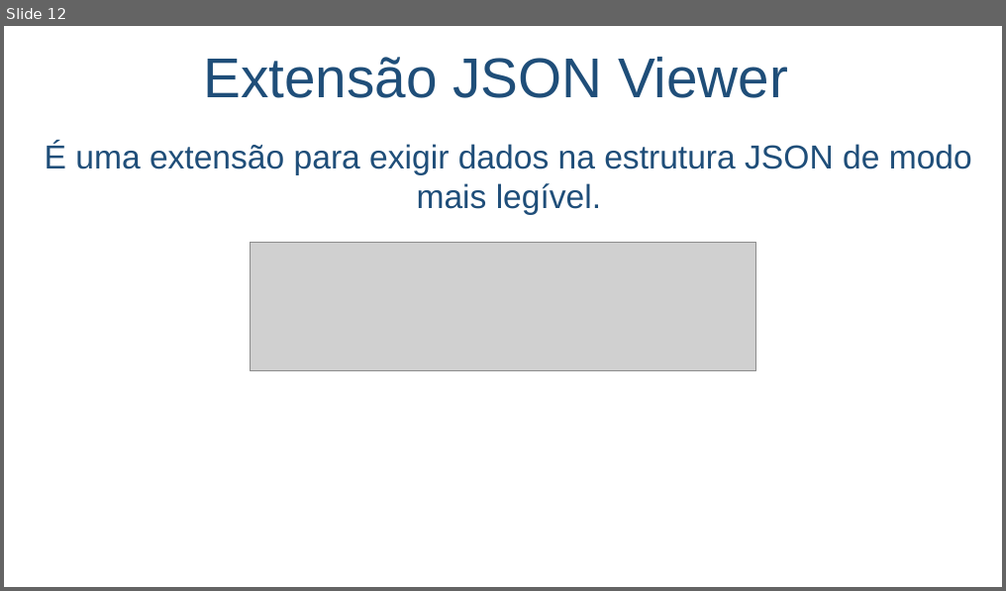
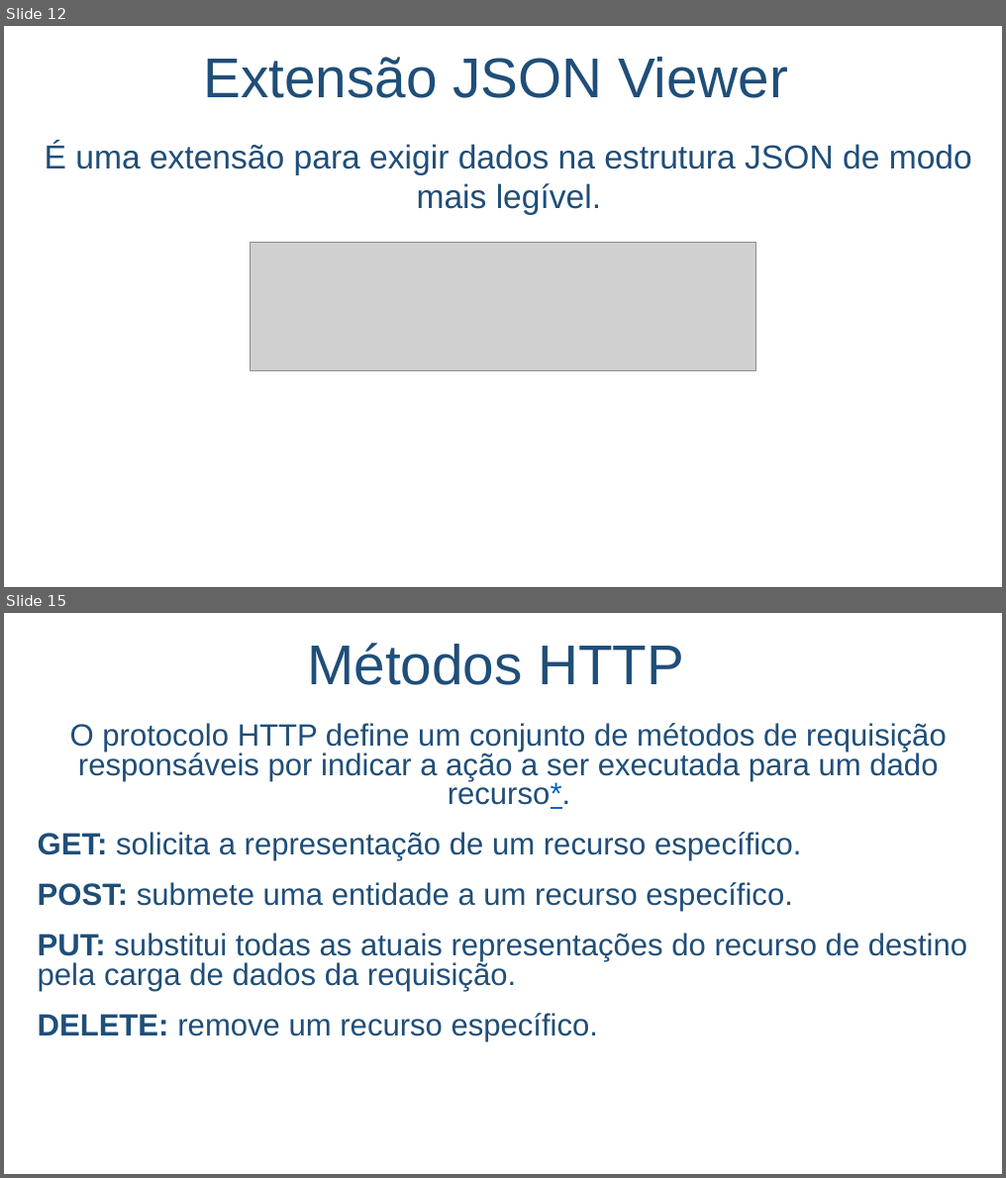
Before and after one commit to salmo-jr/public-slides, a slide deck: node-js.pptx. Shown one above the other, each under a label of ours: slide 12 before the commit, slides 12 and 15 after it; the slides between them are not shown. The pictures are 1006x591 and 1006x1178 pixels, drawn with LibreOffice and Linux fonts; fonts in the diff are those of the drawing; grey boxes stand for pictures; background and template pictures are left out. Boxes give left, top, right and bottom in pixels: in the first picture for what was removed or moved away, otherwise in the second. Text is boxed around its words. In the diff, an @@ line names an element or a change of style, - is before the commit and + after.

```diff
--- a/node-js.pptx
+++ b/node-js.pptx
@@ slide 15 added at [4,613,1002,1174], background picture (left out) @@
@@ text added at [307,643,684,685], 54 pt, text #1F4E79 @@
+Métodos HTTP
@@ text added at [38,723,967,1042], 29.6 pt, text #1F4E79 @@
+O protocolo HTTP define um conjunto de métodos de requisição responsáveis por indicar a ação a ser executada para um dado recurso*.
+GET: solicita a representação de um recurso específico.
+POST: submete uma entidade a um recurso específico.
+PUT: substitui todas as atuais representações do recurso de destino pela carga de dados da requisição.
+DELETE: remove um recurso específico.
```
Also in this commit, not shown: 1 slide changed, 3 other slides added.
